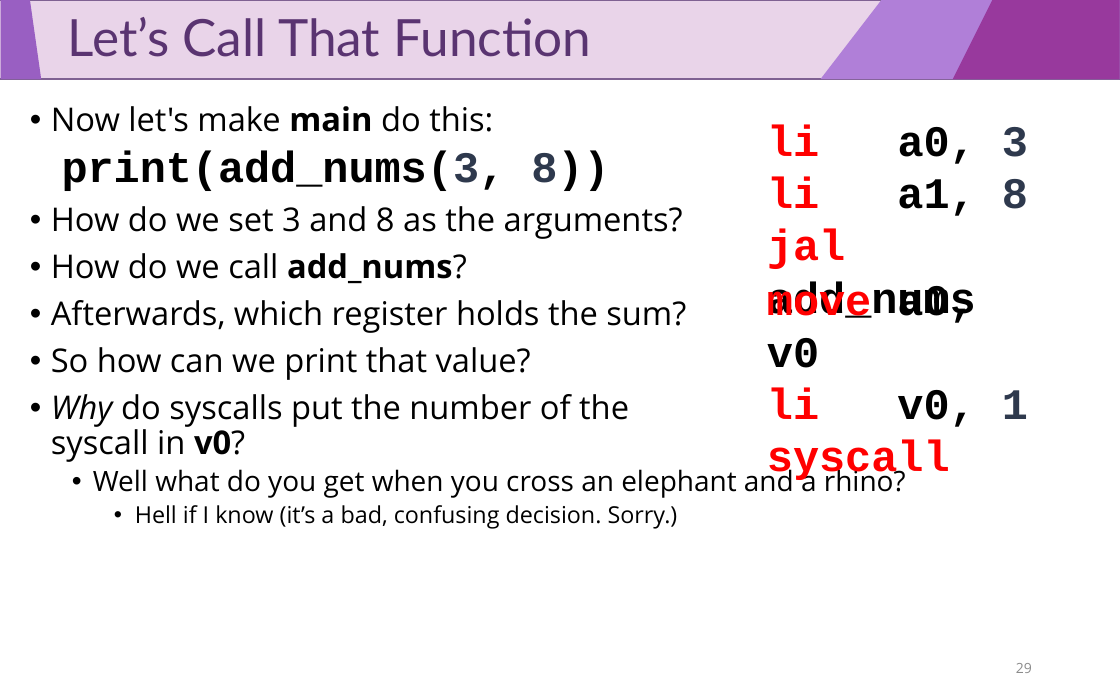
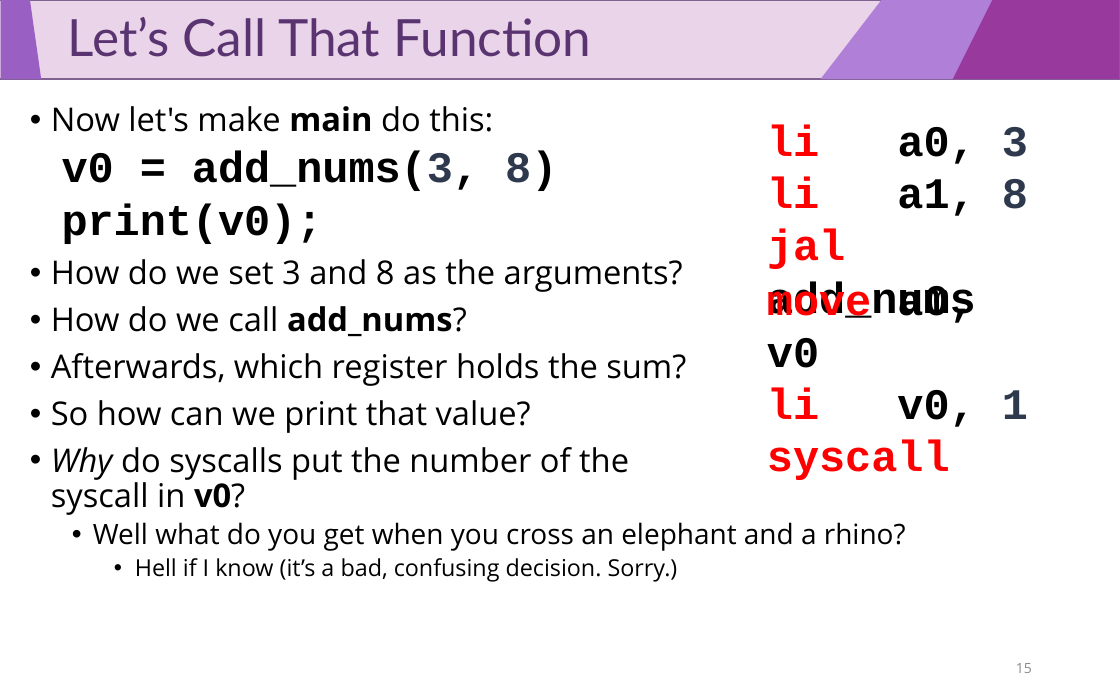
Before and after one commit to luisfnqoliveira/cs447-1, a slide deck: slide 15 of slides/08_CS0447_Functions.pptx (slide 29 before the commit). Drawn at 1120x700 pixels with LibreOffice and Linux fonts; fonts in the diff are those of the drawing. Boxes give left, top, right and bottom in pixels: in the first picture for what was removed or moved away, otherwise in the second. Text is boxed around its words. In the diff, an @@ line names an element or a change of style, - is before the commit and + after.

Commit message:
Adds some examples and updates the functions slides.

```diff
--- a/slides/08_CS0447_Functions.pptx
+++ b/slides/08_CS0447_Functions.pptx
@@ text at bbox=[62, 150, 557, 244]: text changed @@
-  print(add_nums(3, 8))
+  v0 = add_nums(3, 8)
+  print(v0);
@@ page number at bbox=[1016, 663, 1032, 673]: text changed @@
-29
+15
```
Also in this commit, not shown: 4 other slides changed, 4 other files.
